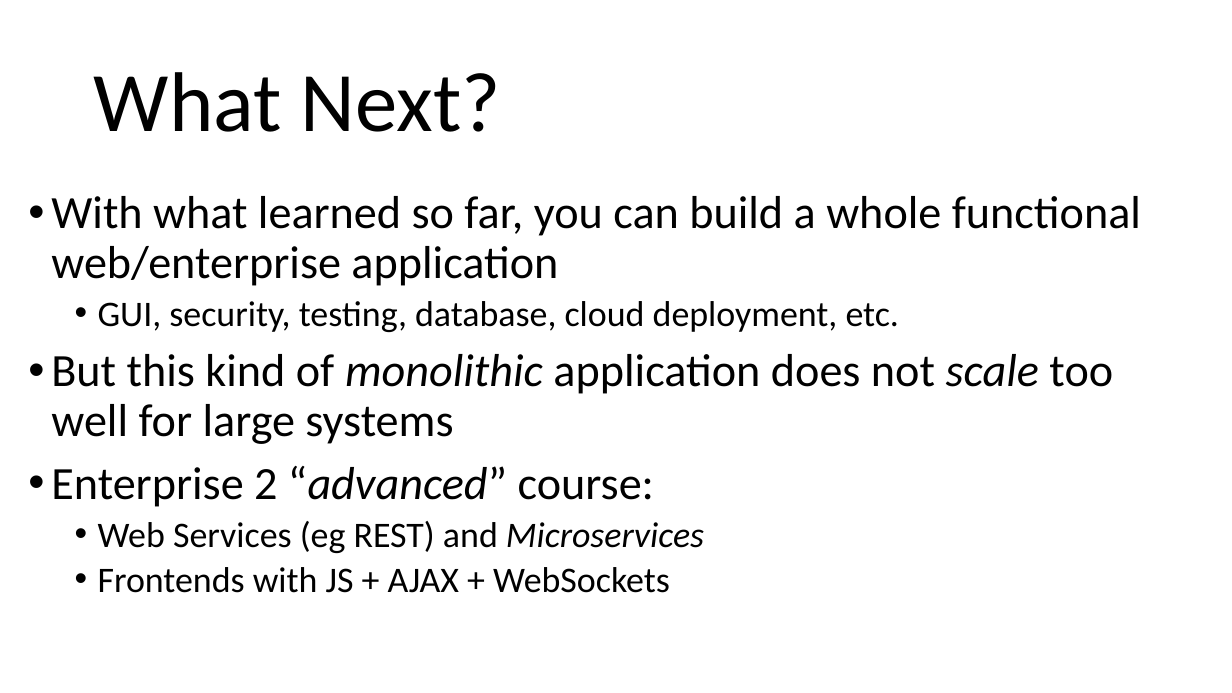
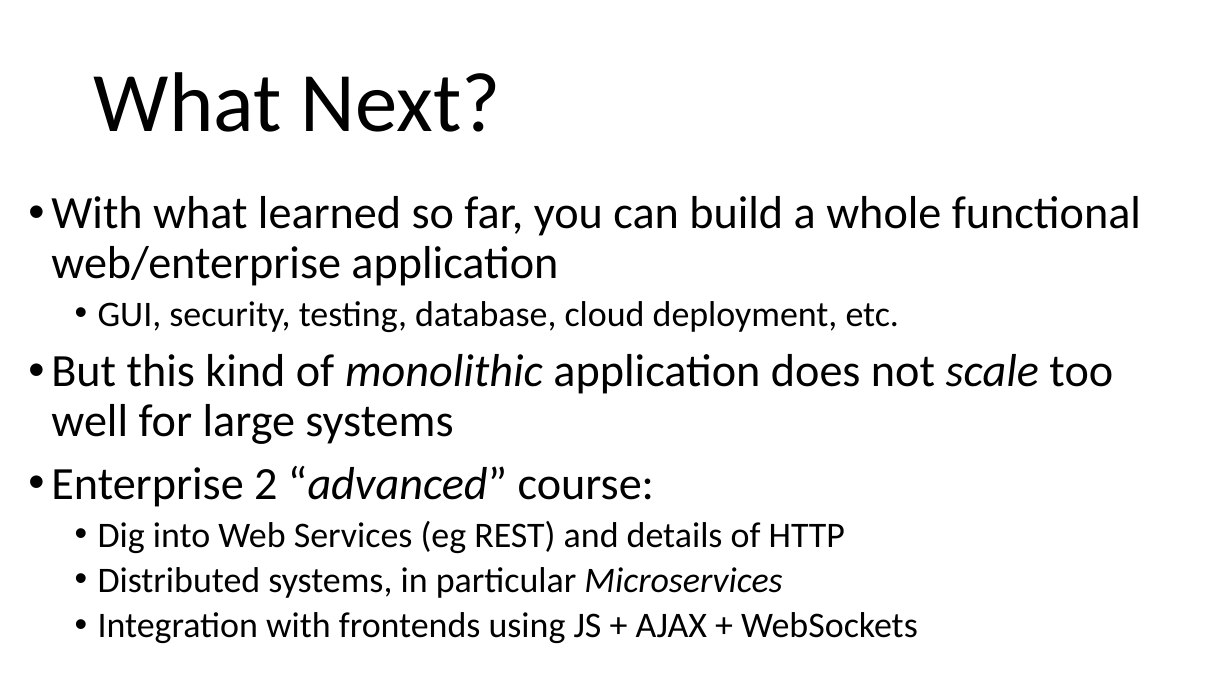
Before and after one commit to arcuri82/testing_security_development_enterprise_systems, a slide deck: slide 23 of doc/intro/slides/lesson_11_ci.pptx. Drawn at 1232x693 pixels with LibreOffice and Linux fonts; fonts in the diff are those of the drawing. Boxes give left, top, right and bottom in pixels: in the first picture for what was removed or moved away, otherwise in the second. Text is boxed around its words. In the diff, an @@ line names an element or a change of style, - is before the commit and + after.

```diff
--- a/doc/intro/slides/lesson_11_ci.pptx
+++ b/doc/intro/slides/lesson_11_ci.pptx
@@ text at <box>98,521,918,643</box>: text changed @@
-  • Web Services (eg REST) and Microservices
-  • Frontends with JS + AJAX + WebSockets
+  • Dig into Web Services (eg REST) and details of HTTP
+  • Distributed systems, in particular Microservices
+  • Integration with frontends using JS + AJAX + WebSockets
```
Also in this commit, not shown: 1 other slide changed, 5 other files.
